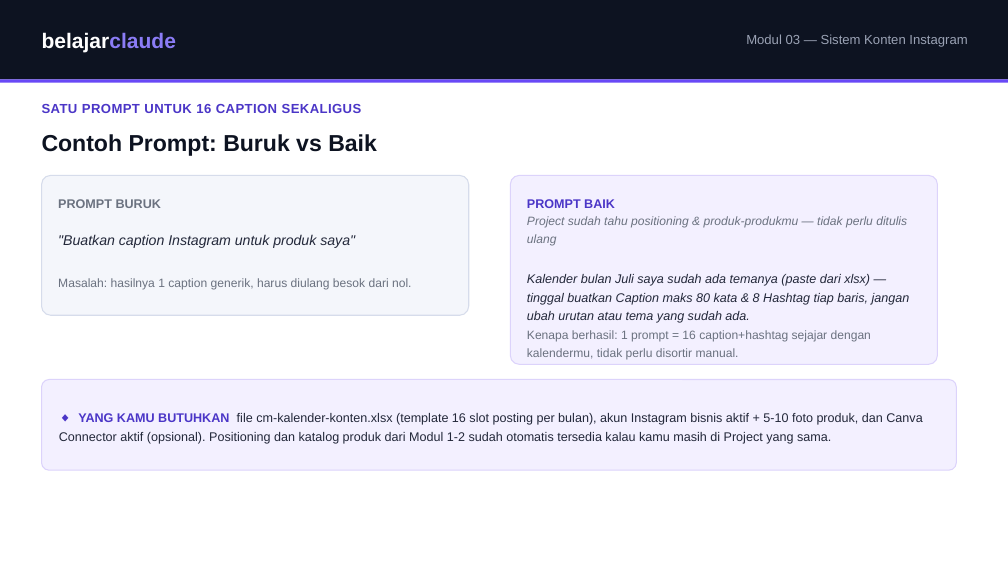
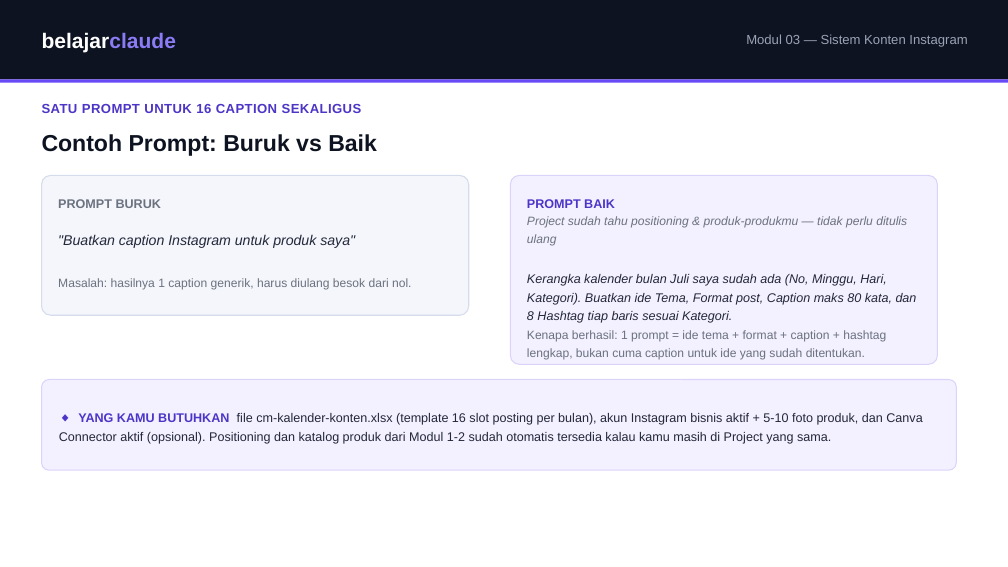
Before and after one commit to juliautomo/belajar-claude, a slide deck: slide 4 of Content-Marketing/M03-Konten-Instagram/K3-M03-Sistem-Konten-Instagram.pptx. Drawn at 1008x567 pixels with LibreOffice and Linux fonts; fonts in the diff are those of the drawing. Boxes give left, top, right and bottom in pixels: in the first picture for what was removed or moved away, otherwise in the second. Text is boxed around its words. In the diff, an @@ line names an element or a change of style, - is before the commit and + after.

```diff
--- a/Content-Marketing/M03-Konten-Instagram/K3-M03-Sistem-Konten-Instagram.pptx
+++ b/Content-Marketing/M03-Konten-Instagram/K3-M03-Sistem-Konten-Instagram.pptx
@@ text at (x1=527, y1=274, x2=917, y2=323): text changed @@
-Kalender bulan Juli saya sudah ada temanya (paste dari xlsx) — tinggal buatkan Caption maks 80 kata & 8 Hashtag tiap baris, jangan ubah urutan atau tema yang sudah ada.
+Kerangka kalender bulan Juli saya sudah ada (No, Minggu, Hari, Kategori). Buatkan ide Tema, Format post, Caption maks 80 kata, dan 8 Hashtag tiap baris sesuai Kategori.
@@ text at (x1=527, y1=330, x2=886, y2=359): text changed @@
-Kenapa berhasil: 1 prompt = 16 caption+hashtag sejajar dengan kalendermu, tidak perlu disortir manual.
+Kenapa berhasil: 1 prompt = ide tema + format + caption + hashtag lengkap, bukan cuma caption untuk ide yang sudah ditentukan.
```
Also in this commit, not shown: 3 other slides changed, 2 other files.
